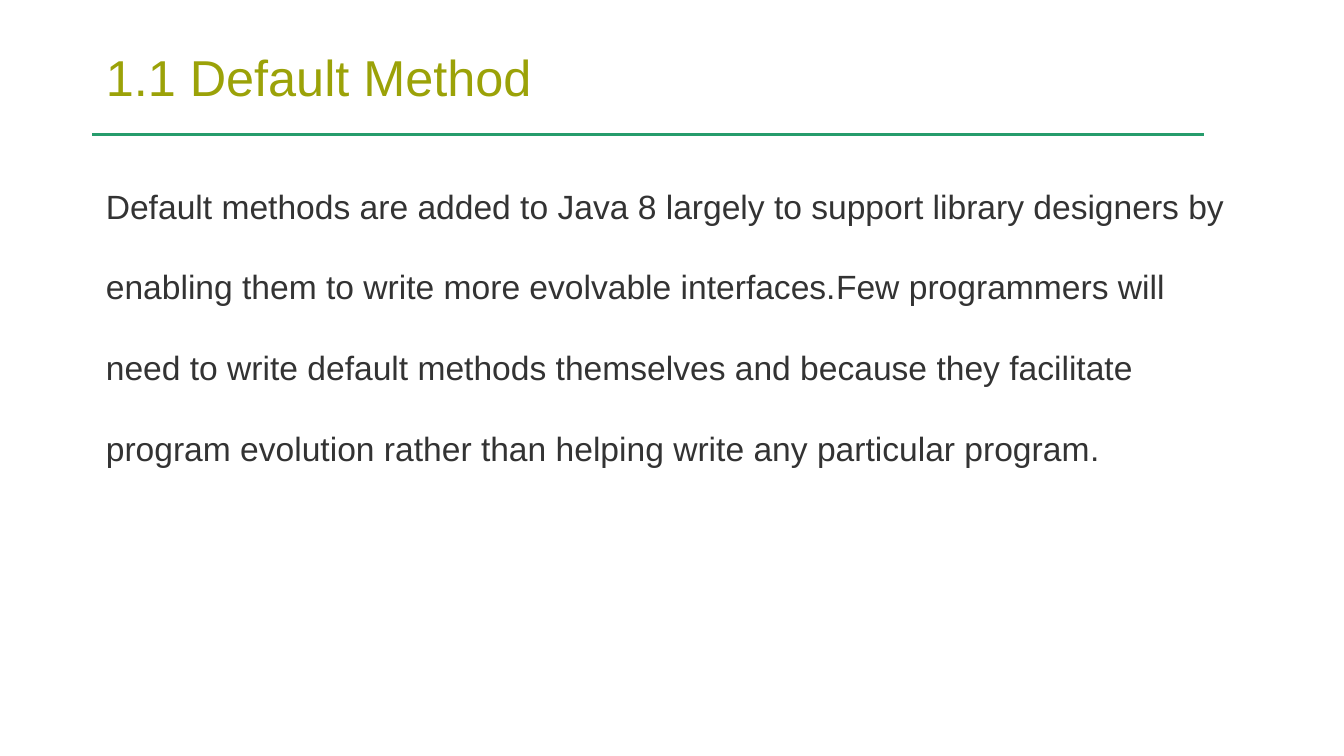
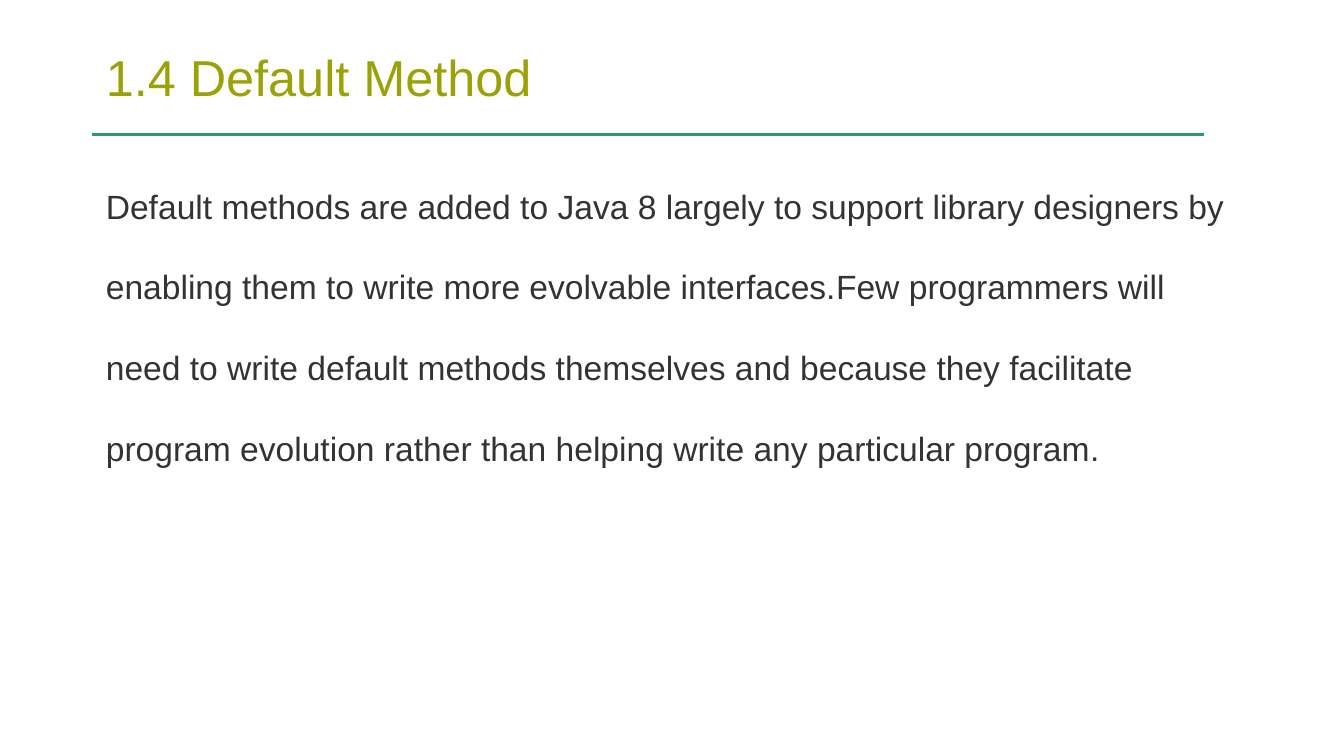
Before and after one commit to huiGod/other, a slide deck: slide 12 of java8.pptx (slide 3 before the commit). Drawn at 1344x756 pixels with LibreOffice and Linux fonts; fonts in the diff are those of the drawing; background and template pictures are left out. Boxes give left, top, right and bottom in pixels: in the first picture for what was removed or moved away, otherwise in the second. Text is boxed around its words. In the diff, an @@ line names an element or a change of style, - is before the commit and + after.

```diff
--- a/java8.pptx
+++ b/java8.pptx
@@ title at box(106, 59, 531, 97): text changed @@
-1.1 Default Method
+1.4 Default Method
```
Also in this commit, not shown: 11 other slides changed, 13 slides added, 14 slides removed, 2 other files.
